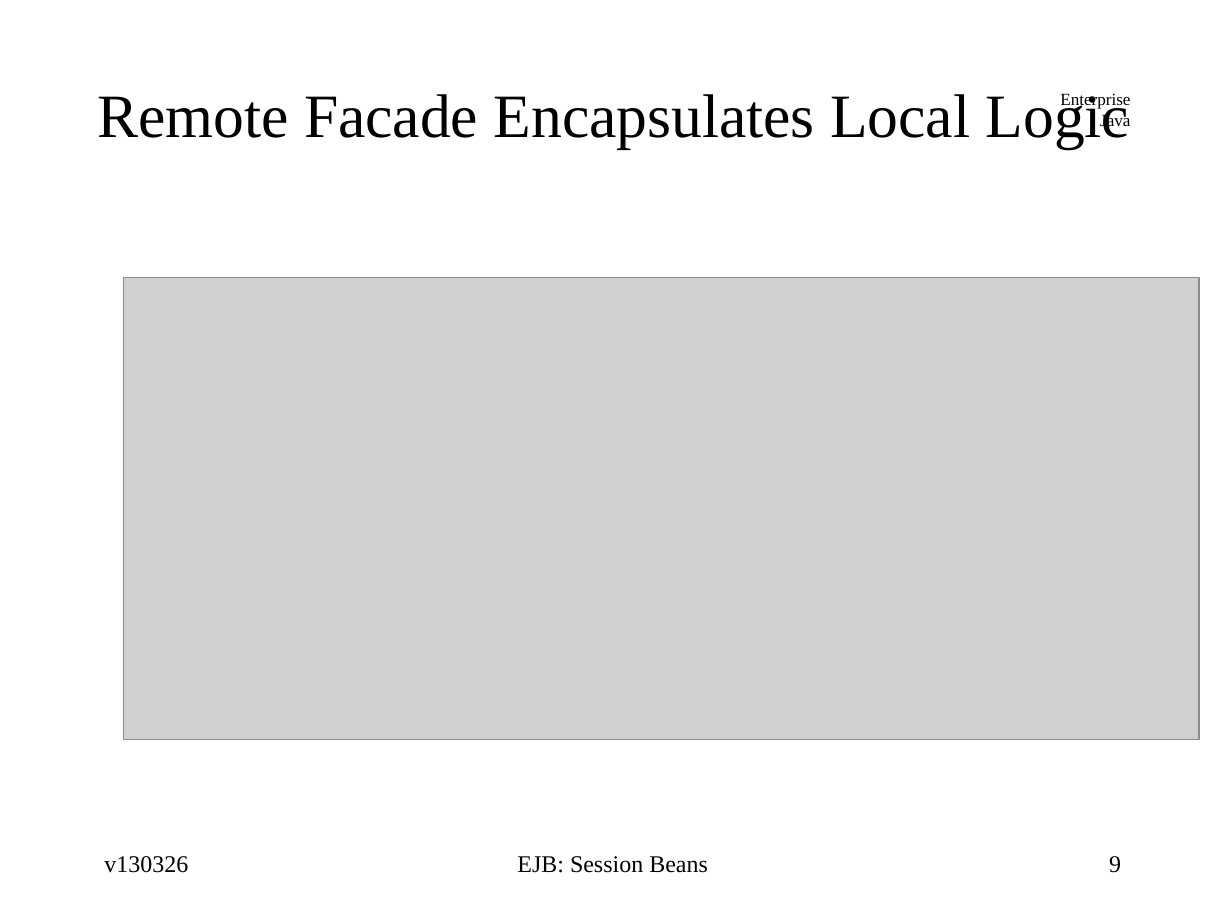
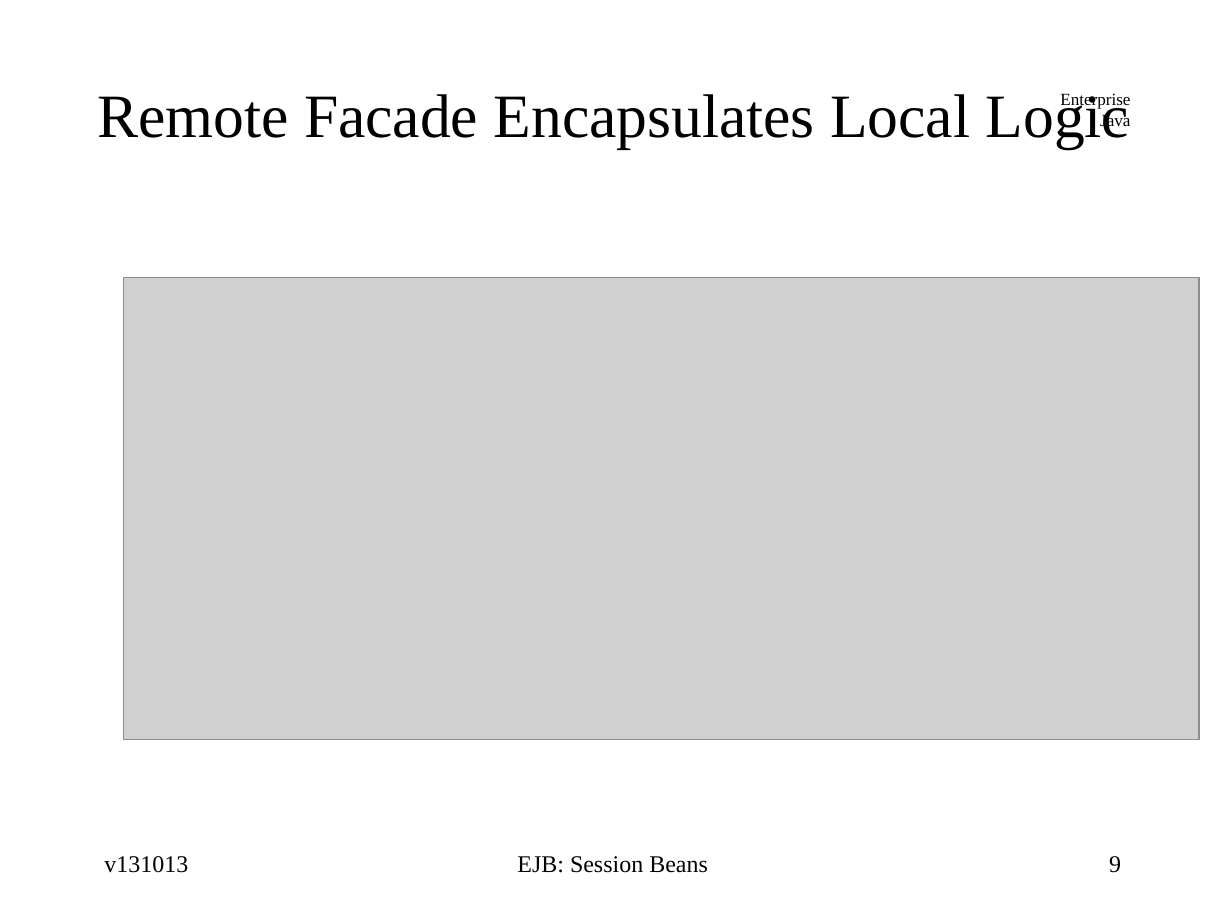
Before and after one commit to jcstaff/ejava-javaee, a slide deck: slide 9 of ejbsessionBank/src/site/resources/lectures/ejbSession.ppt. Drawn at 1232x924 pixels with LibreOffice and Linux fonts; fonts in the diff are those of the drawing; grey boxes stand for pictures. Boxes give left, top, right and bottom in pixels: in the first picture for what was removed or moved away, otherwise in the second. Text is boxed around its words. In the diff, an @@ line names an element or a change of style, - is before the commit and + after.

```diff
--- a/ejbsessionBank/src/site/resources/lectures/ejbSession.ppt
+++ b/ejbsessionBank/src/site/resources/lectures/ejbSession.ppt
@@ text at bbox=[104, 856, 188, 873]: text changed @@
-v130326
+v131013
```
Also in this commit, not shown: 73 other slides changed.
